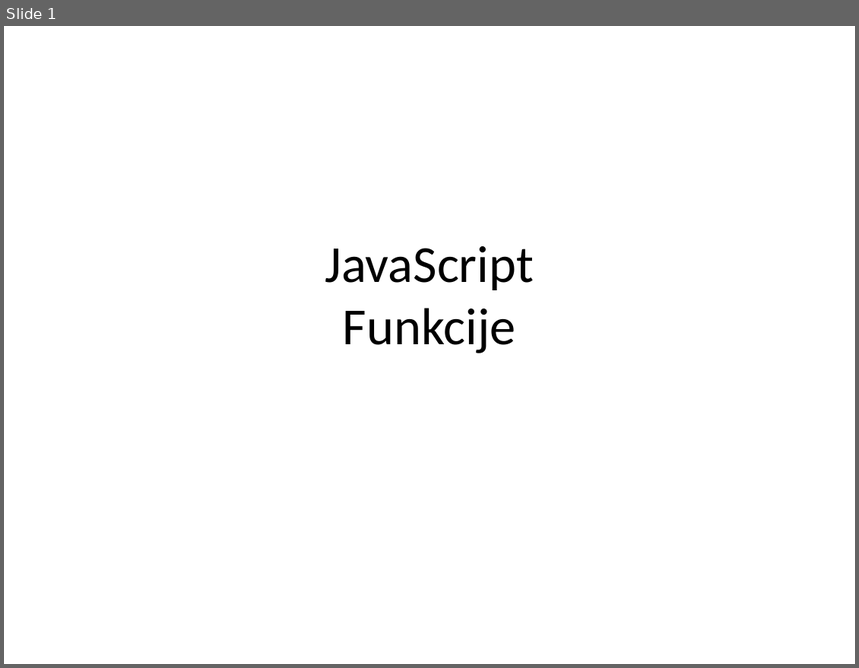
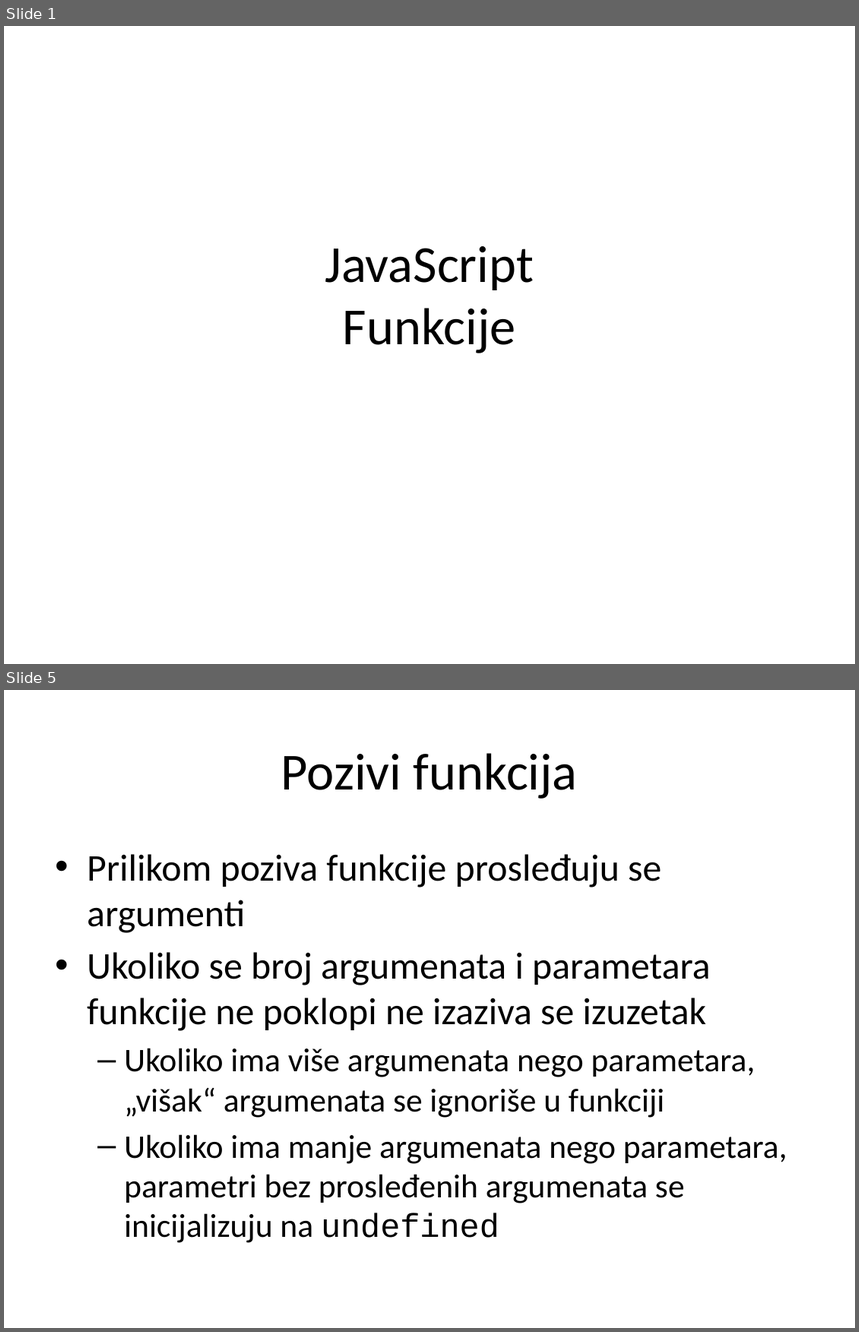
Before and after one commit to XWS2016/JavaScript, a slide deck: 02_Funkcije/JavaScript_02_Funkcije.pptx. Shown one above the other, each under a label of ours: slide 1 before the commit, slides 1 and 5 after it; the slides between them are not shown. The pictures are 859x668 and 859x1332 pixels, drawn with LibreOffice and Linux fonts; fonts in the diff are those of the drawing. Boxes give left, top, right and bottom in pixels: in the first picture for what was removed or moved away, otherwise in the second. Text is boxed around its words. In the diff, an @@ line names an element or a change of style, - is before the commit and + after.

Commit message:
funkcije - predavanja

```diff
--- a/02_Funkcije/JavaScript_02_Funkcije.pptx
+++ b/02_Funkcije/JavaScript_02_Funkcije.pptx
@@ slide 5 added at [4, 690, 855, 1328], background #FFFFFF @@
@@ title added at [281, 753, 578, 799], 44 pt, text #000000 @@
+Pozivi funkcija
@@ text added at [87, 854, 788, 1243], 28 pt, text #000000 @@
+• Prilikom poziva funkcije prosleđuju se argumenti
+• Ukoliko se broj argumenata i parametara funkcije ne poklopi ne izaziva se izuzetak
+  – Ukoliko ima više argumenata nego parametara, „višak“ argumenata se ignoriše u funkciji
+  – Ukoliko ima manje argumenata nego parametara, parametri bez prosleđenih argumenata se inicijalizuju na undefined
```
Also in this commit, not shown: 2 slides changed, 30 other slides added, 11 slides removed, 13 other files.
